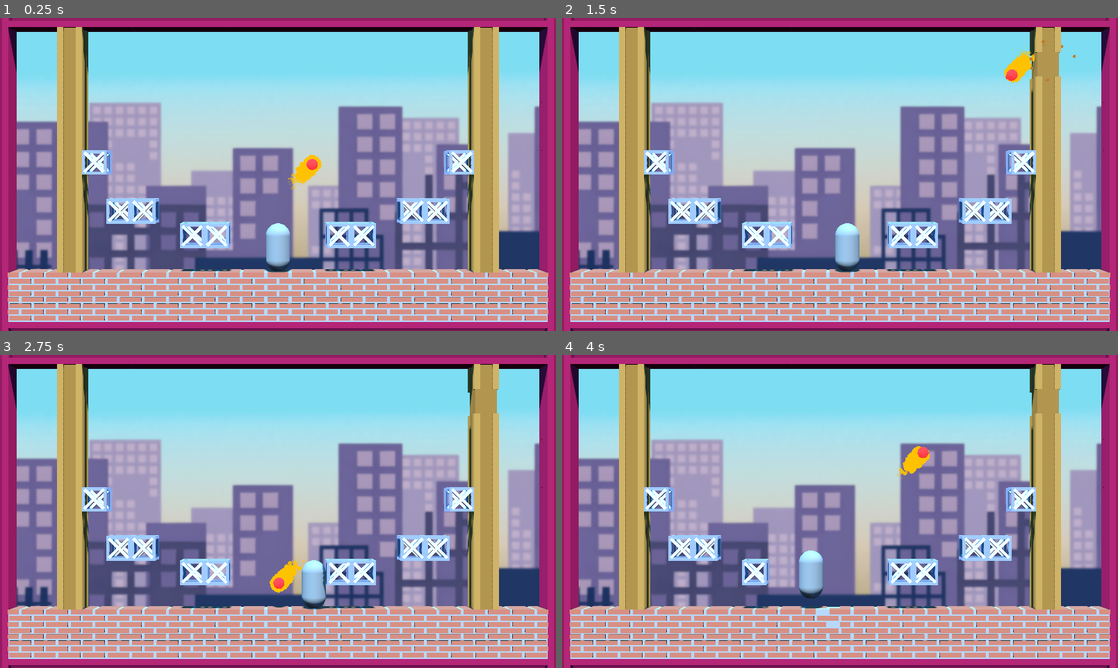
Above: before the commit, frames 1-4 (two rows, left to right).
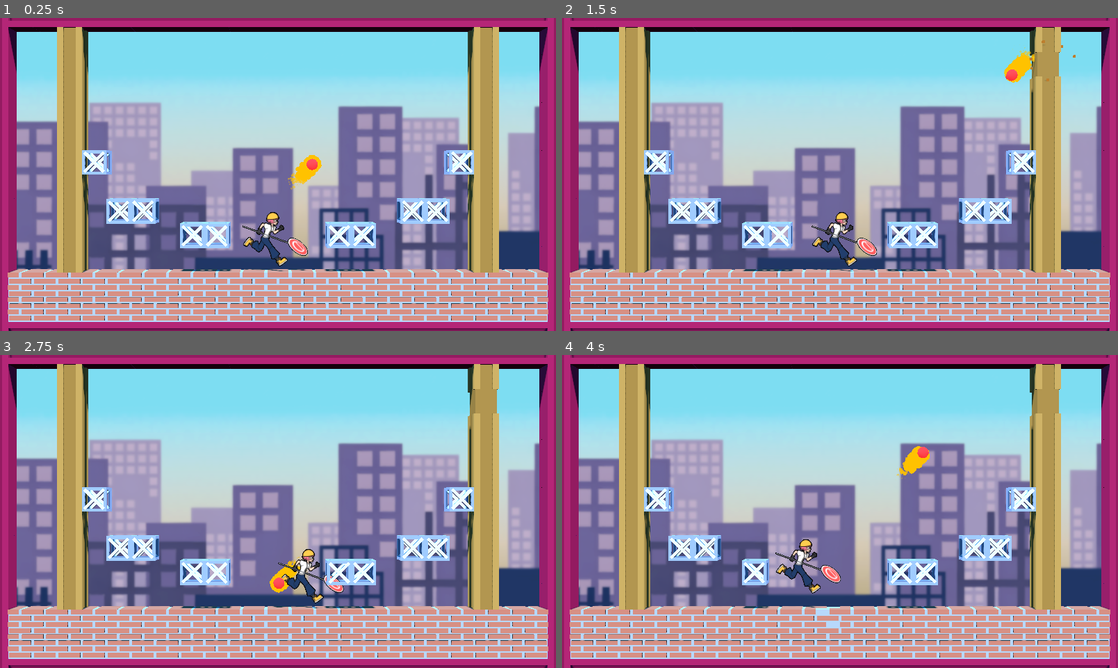
Above: after the commit, the same moments.

Repository: SnappyDragon64/Hard-Hat
Game: Godot game, scene res://sandbox.tscn
Two runs of this game, one before a commit and one after it. Both use one fixed random seed, a clock stepped at 60 frames per second and the inputs below.
Inputs:
- Up to frame 1 (0.25 s): no input
- Up to frame 2 (1.5 s): hold Right (move_right) 0.53-1.28 s; tap Space (jump) at 0.77 s; hold Left (move_left) from 1.28 s (still down)
- Up to frame 3 (2.75 s): tap Space (jump) at 1.52 s; release Left (move_left) at 2.03 s; hold Right (move_right) from 2.03 s (still down)
- Up to frame 4 (4 s): tap Space (jump) at 3.02, 3.77 s; release Right (move_right) at 3.53 s; hold Left (move_left) from 3.53 s (still down)

The runs differ from the first frame. In frame 1, 1.0% of the frame differs, in the area x 43-56%, y 62-82%; in frame 2, 1.0%, in the area x 44-57%, y 62-82%; in frame 3, 0.9%; in frame 4, 1.0%.

Commit message:
Player sprite test

Diff:
--- /dev/null
+++ b/assets/shader/player_outline.gdshader
@@ -0,0 +1,52 @@
+shader_type spatial;
+render_mode unshaded,blend_mix,depth_prepass_alpha,cull_disabled,specular_disabled;
+uniform sampler2D sprite_texture : source_color, filter_linear;
+
+uniform vec4 line_color : source_color = vec4(1.0,1.0,1.0,1.0); // Glow or outline color
+uniform float glowSize: hint_range(0.0, 300) = 15.0; // Size of glow
+uniform int glowDensity: hint_range(0, 30) = 3; // How many stamps to repeat in one direction
+uniform int glowRadialCoverage: hint_range(0, 32) = 4; // How many directions to spread out
+uniform float glowAngle: hint_range(0.0, 6.28) = 1.57; // The starting angle. More important if you want to use this as a trail.
+uniform float glowSharpness: hint_range(0.0, 5.0) = 1.0; // Effect how quickly stamps become transparent as they move out
+uniform float alphaThreshold: hint_range(0.0, 1.0) =  0.2; // Alpha level a pixel should be considered a glow
+
+//Goes through every single pixle and does thing
+void fragment() {
+	vec4 col = texture(sprite_texture, UV); // Gets color at uv position of pixel
+
+	// Sets source image as default pixel
+	ALBEDO = col.rgb;
+	ALPHA = col.a;
+
+	vec2 pixel_size = 1.0 / vec2(textureSize(sprite_texture, 0)); // Set pixel size
+	float alph = 0.0; // Start with a 0 alpha to add to with each check
+	for (int i = 0; i < glowRadialCoverage; i++) { // Goes around in a circle
+		for (int j = 0; j < glowDensity; j++) { // Extends out
+			float radians360 = 6.28;
+			// The angle from which to grab pixel information
+			float angle = (radians360 / float(glowRadialCoverage))*float(i+1) + glowAngle;
+			// The distance to reach to grab pixel information
+			float dist = glowSize * float(j + 1) / float(glowDensity);
+			// Pixel coordinate to grab
+			vec2 pixel_coor = vec2( sin(angle) , cos(angle) );
+			// Gets the pixel based on the previous information
+    		vec4 tex = texture(sprite_texture, UV + pixel_coor * pixel_size * dist);
+
+			// Sharpness. If you don't care about this, enable the next line and delete the next 3
+			//alph += tex.a * line_color.a;
+			float distFrom = float(glowDensity-j) / float(glowDensity); // Distance iteration number (how far out)
+			float sharpness = mix(0.0, 1.0, pow(distFrom, glowSharpness) ); // Figure out sharpness level, interplote with distance and Glow Sharpness modifier
+			alph += (tex.a * line_color.a) * sharpness; // Apply sharpness
+		}
+	}
+
+	// Adds outline if this part of the image is transparent
+	if (ALPHA < alphaThreshold){
+		ALBEDO = line_color.rgb;
+		ALPHA = alph;
+	}
+
+	// Enabling this line will cut out the image and leave the outline
+	//ALPHA -= col.a * 10.0;
+	// if you set blend to add, and set this as a second pass, you'll get a better glow effect
+}
--- a/game/entity/player.tscn
+++ b/game/entity/player.tscn
@@ -1,14 +1,27 @@
-[gd_scene load_steps=4 format=3 uid="uid://rjxa7edahnbb"]
+[gd_scene load_steps=7 format=3 uid="uid://rjxa7edahnbb"]
 
 [ext_resource type="Script" path="res://game/entity/player.gd" id="1_vdi80"]
+[ext_resource type="Shader" path="res://assets/shader/player_outline.gdshader" id="2_gu5be"]
+[ext_resource type="Texture2D" uid="uid://diwwf1h2i8mxe" path="res://assets/sprite/test.png" id="2_tt3cq"]
 
 [sub_resource type="CapsuleMesh" id="CapsuleMesh_f3jdb"]
 
 [sub_resource type="ConvexPolygonShape3D" id="ConvexPolygonShape3D_70b4p"]
 points = PackedVector3Array(-0.125207, -0.532801, -0.480507, 0.0227831, 0.47607, 0.498884, 0.169713, 0.559144, 0.464172 …(924 unchanged characters)…
 
+[sub_resource type="ShaderMaterial" id="ShaderMaterial_ynmrm"]
+render_priority = 0
+shader = ExtResource("2_gu5be")
+shader_parameter/line_color = Color(0, 0, 0, 1)
+shader_parameter/glowSize = 8.0
+shader_parameter/glowDensity = 1
+shader_parameter/glowRadialCoverage = 15
+shader_parameter/glowAngle = 0.0
+shader_parameter/glowSharpness = 1.0
+shader_parameter/alphaThreshold = 1.0
+shader_parameter/sprite_texture = ExtResource("2_tt3cq")
+
 [node name="Player" type="CharacterBody3D"]
-transform = Transform3D(1, 0, 0, 0, 1, 0, 0, 0, 1, 0, 0, 0.5)
 collision_layer = 2
 platform_floor_layers = 4294967041
 script = ExtResource("1_vdi80")
@@ -18,6 +31,7 @@
 
 [node name="MeshInstance3D" type="MeshInstance3D" parent="."]
 transform = Transform3D(1, 0, 0, 0, 1, 0, 0, 0, 1, 0, 1, 0)
+visible = false
 mesh = SubResource("CapsuleMesh_f3jdb")
 
 [node name="CollisionShape3D" type="CollisionShape3D" parent="."]
@@ -34,5 +48,11 @@
 wait_time = 0.2
 one_shot = true
 
+[node name="Sprite3D" type="Sprite3D" parent="."]
+transform = Transform3D(0.2, 0, 0, 0, 0.2, 0, 0, 0, 0.2, 0, 2, 0)
+material_overlay = SubResource("ShaderMaterial_ynmrm")
+render_priority = 1
+texture = ExtResource("2_tt3cq")
+
 [connection signal="timeout" from="CoyoteTimer" to="." method="_on_coyote_timer_timeout"]
 [connection signal="timeout" from="JumpQueueTimer" to="." method="_on_jump_queue_timer_timeout"]
Binary file added: assets/sprite/test.png
Not shown, added: assets/sprite/test.png.import
